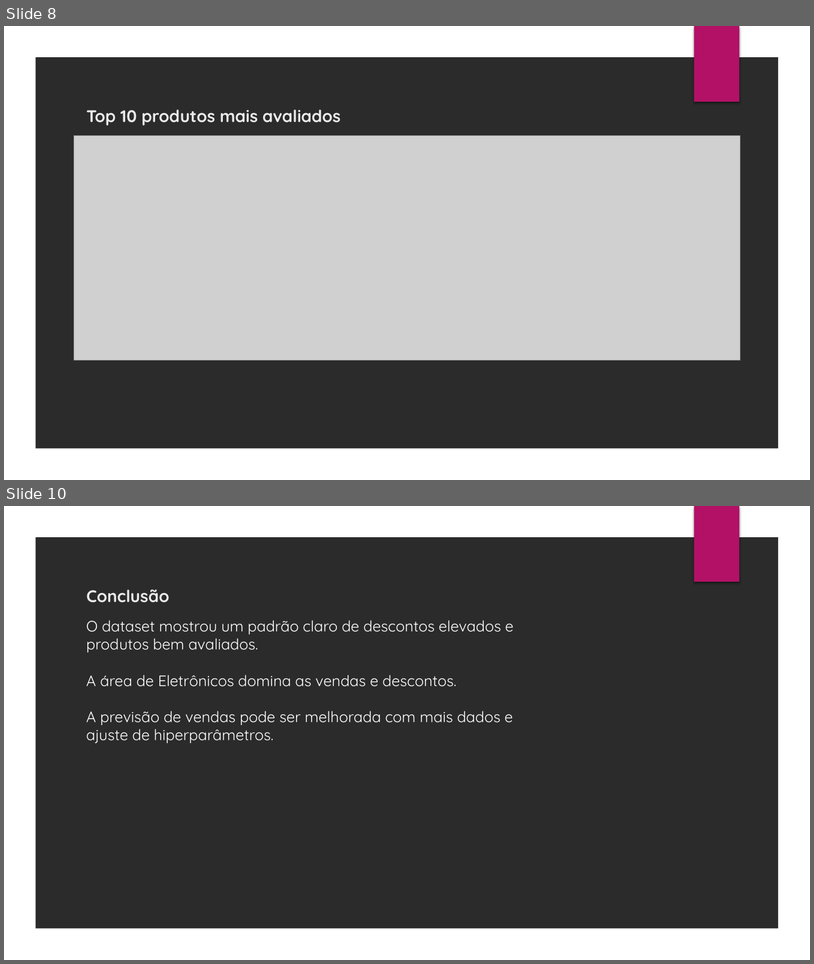
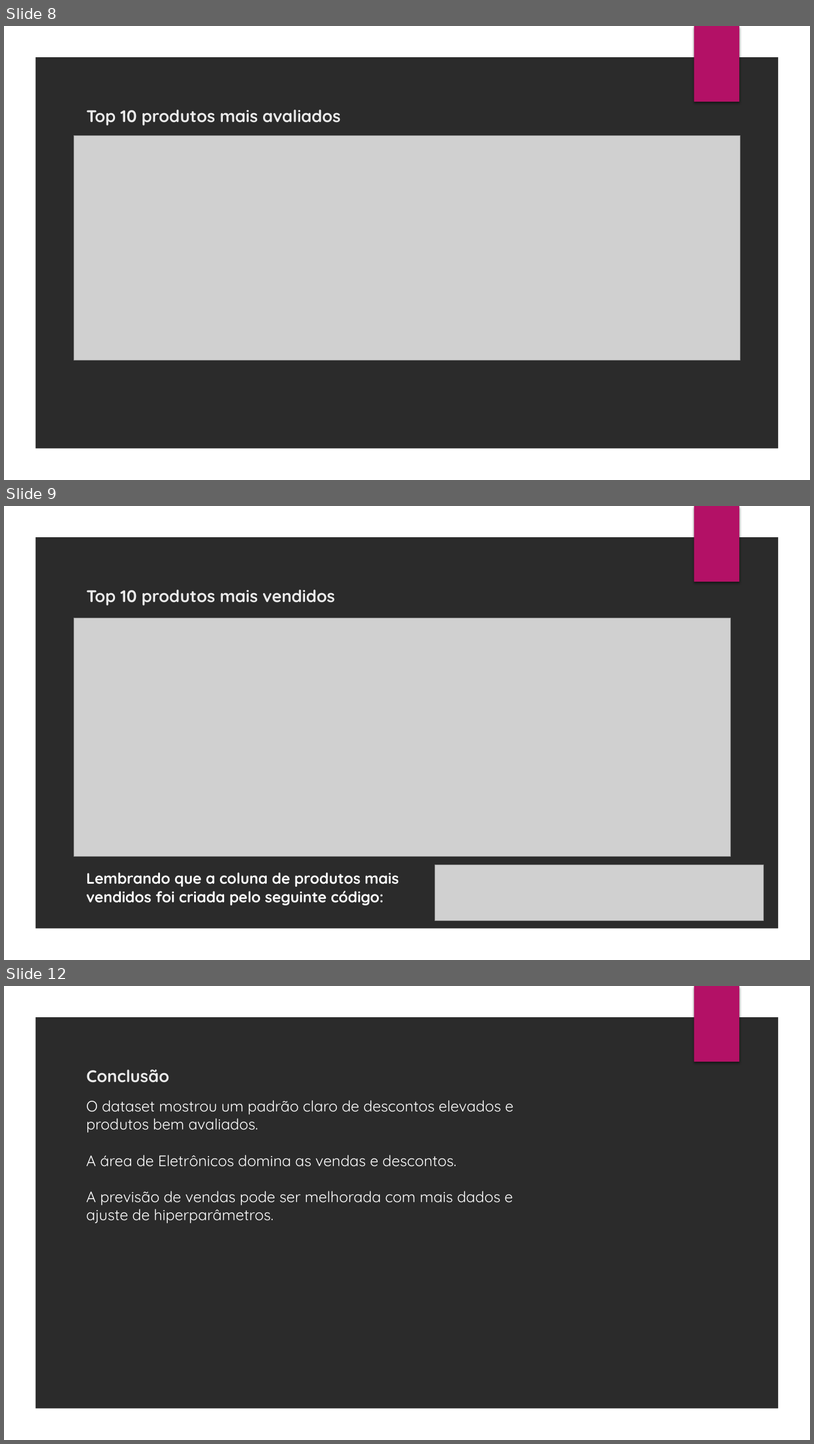
Before and after one commit to iagooteles/projeto_final_infinity, a slide deck: apresentacao_ds_infinity.pptx. Shown one above the other, each under a label of ours: slides 8 and 10 before the commit, slides 8, 9 and 12 after it; the slides between them are not shown. The pictures are 814x964 and 814x1444 pixels, drawn with LibreOffice and Linux fonts; fonts in the diff are those of the drawing; grey boxes stand for pictures; background and template pictures are left out; a plain dark background stands for a picture behind light text. Boxes give left, top, right and bottom in pixels: in the first picture for what was removed or moved away, otherwise in the second. Text is boxed around its words. In the diff, an @@ line names an element or a change of style, - is before the commit and + after.

```diff
--- a/apresentacao_ds_infinity.pptx
+++ b/apresentacao_ds_infinity.pptx
@@ slide 9 added at [4, 506, 810, 960], background picture (left out); not listed: 2 template elements that a slide beside it also shows @@
@@ title added at [86, 589, 335, 606], 20 pt, text #EBEBEB, bold @@
+Top 10 produtos mais vendidos
@@ picture added at [74, 618, 731, 856] @@
@@ picture added at [435, 864, 764, 920] @@
@@ text added at [86, 872, 399, 905], 18 pt, text #FFFFFF, bold @@
+Lembrando que a coluna de produtos mais vendidos foi criada pelo seguinte código:
@@ what was slide 10 is now slide 12 @@
```
Also in this commit, not shown: 2 slides changed, 1 other slide added, 1 other file.
